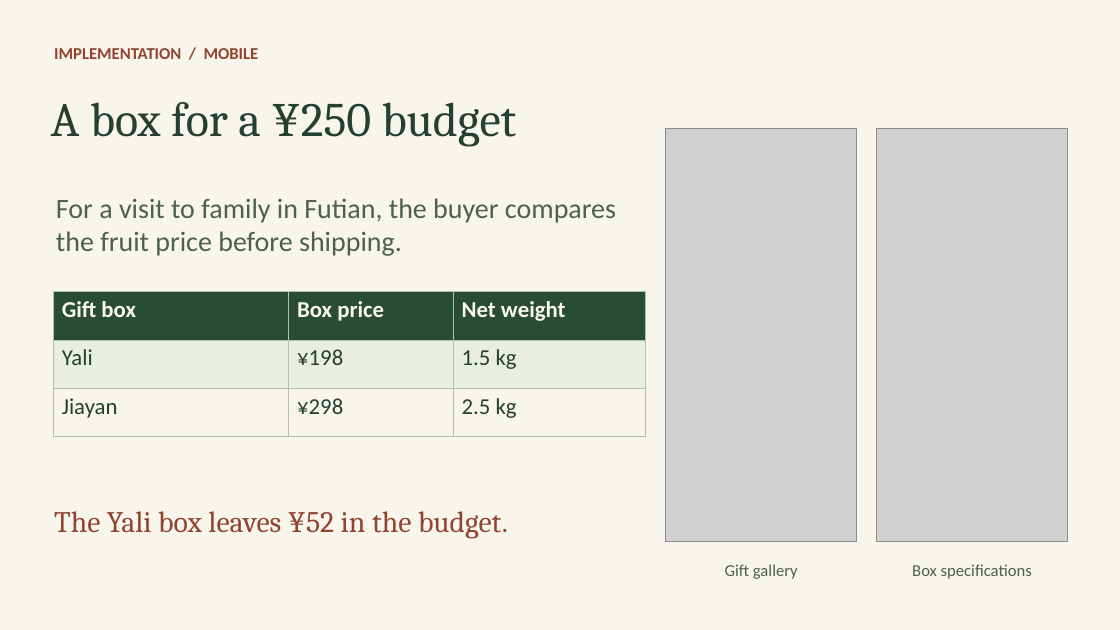
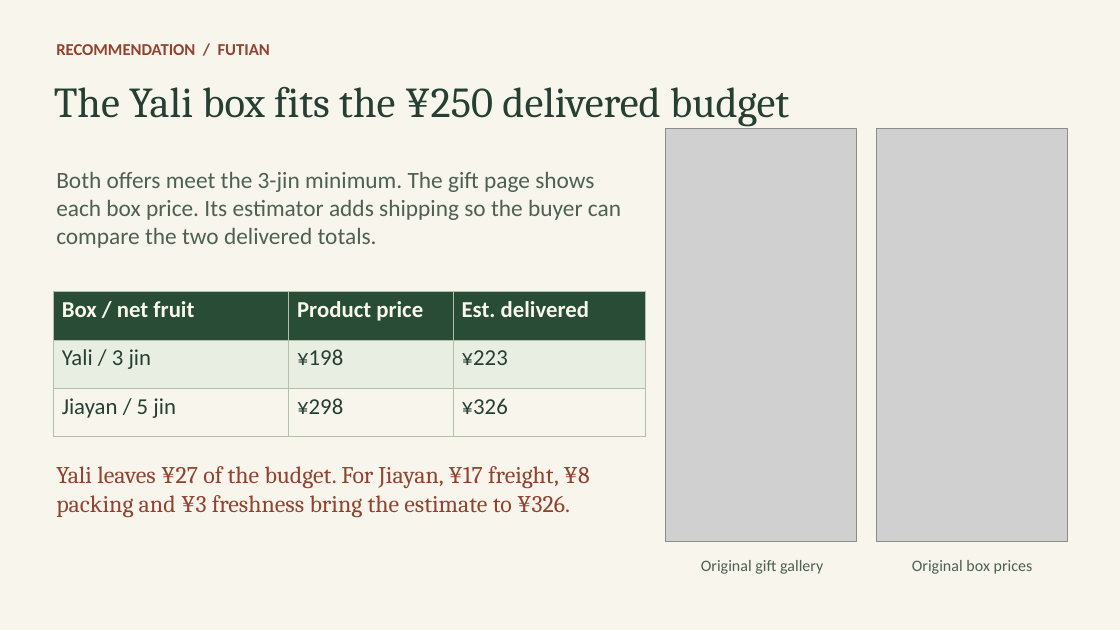
Before and after one commit to jiang4wqy/ba4043-changjian-lychee, a slide deck: slide 9 of 课堂展示.pptx (slide 7 before the commit). Drawn at 1120x630 pixels with LibreOffice and Linux fonts; fonts in the diff are those of the drawing; grey boxes stand for pictures. Boxes give left, top, right and bottom in pixels: in the first picture for what was removed or moved away, otherwise in the second. Text is boxed around its words. In the diff, an @@ line names an element or a change of style, - is before the commit and + after.

Commit message:
Sync delivered-price gift recommendations across the website and discussion slides

```diff
--- a/课堂展示.pptx
+++ b/课堂展示.pptx
@@ vertical alignment middle to top in 6 elements at bbox=[701, 560, 823, 574], bbox=[912, 560, 1033, 574], bbox=[54, 87, 789, 127], bbox=[56, 466, 590, 517], bbox=[56, 172, 621, 248], bbox=[56, 44, 270, 55] @@
@@ text at bbox=[56, 44, 270, 55]: text changed @@
-IMPLEMENTATION / MOBILE
+RECOMMENDATION / FUTIAN
@@ text at bbox=[54, 87, 789, 127]: text changed; size 41.2 to 36.5 pt @@
-A box for a ¥250 budget
+The Yali box fits the ¥250 delivered budget
@@ text at bbox=[56, 172, 621, 248]: text changed; size 24 to 20 pt @@
-For a visit to family in Futian, the buyer compares the fruit price before shipping.
+Both offers meet the 3-jin minimum. The gift page shows each box price. Its estimator adds shipping so the buyer can compare the two delivered totals.
@@ table at bbox=[54, 292, 646, 437] @@
-row 1: Gift box | Box price | Net weight
+row 1: Box / net fruit | Product price | Est. delivered
-row 2, column 1: Yali
+row 2, column 1: Yali / 3 jin
-row 2, column 3: 1.5 kg
+row 2, column 3: ¥223
-row 3, column 1: Jiayan
+row 3, column 1: Jiayan / 5 jin
-row 3, column 3: 2.5 kg
+row 3, column 3: ¥326
@@ text at bbox=[56, 466, 590, 517]: text changed; size 25.5 to 20.5 pt @@
-The Yali box leaves ¥52 in the budget.
+Yali leaves ¥27 of the budget. For Jiayan, ¥17 freight, ¥8 packing and ¥3 freshness bring the estimate to ¥326.
@@ text at bbox=[701, 560, 823, 574]: text changed; size 14.2 to 13.8 pt @@
-Gift gallery
+Original gift gallery
@@ text at bbox=[912, 560, 1033, 574]: text changed; size 14.2 to 13.8 pt @@
-Box specifications
+Original box prices
```
Also in this commit, not shown: 4 other slides changed, 7 slides added, 5 slides removed, 15 other files.
